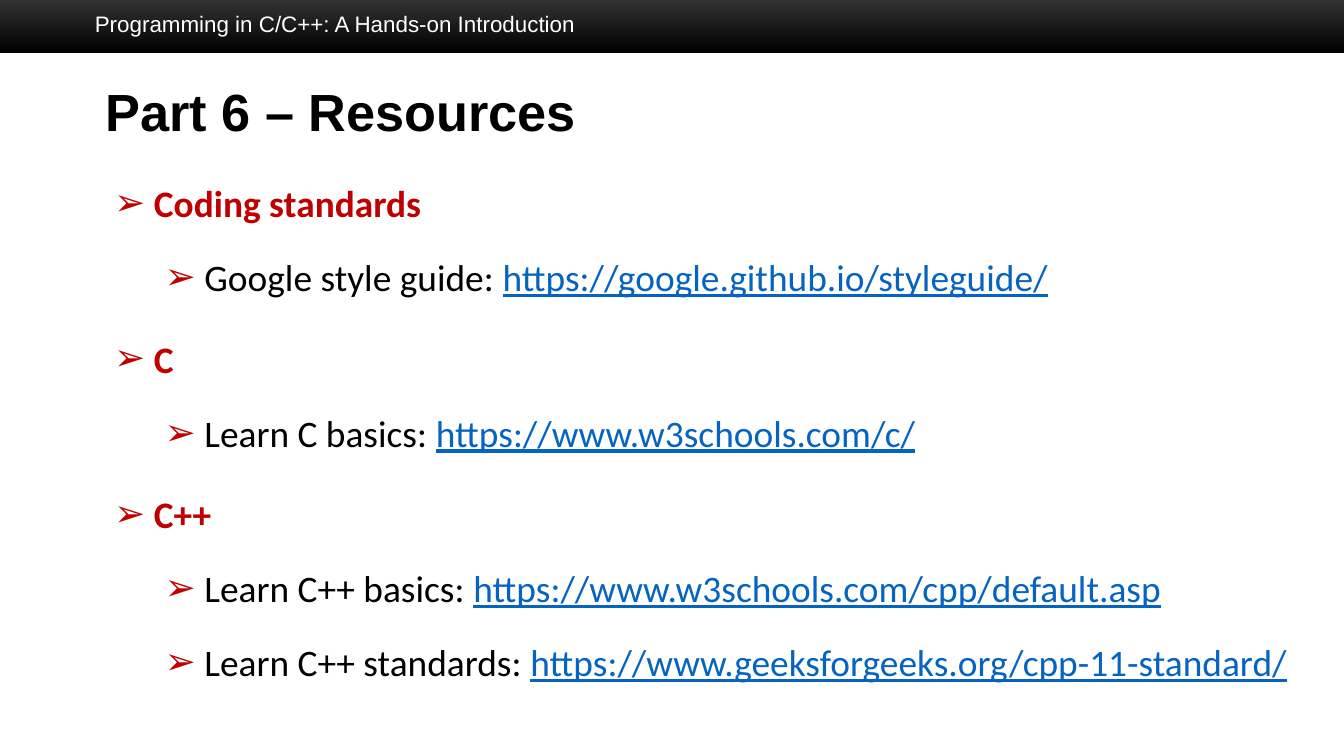
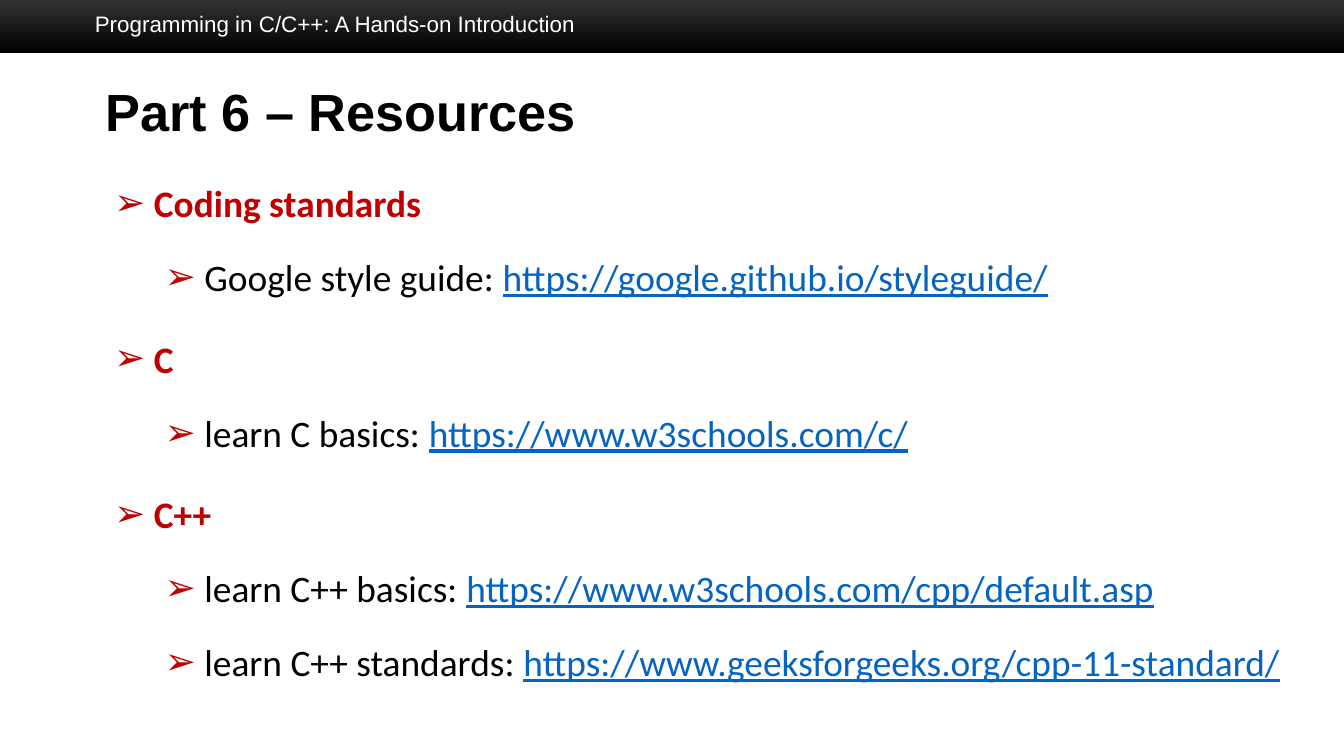
Before and after one commit to SuperBruceJia/SuperBruceJia.github.io, a slide deck: slide 55 of teaching/BU-Spring-2025-ECE327-Introduction-to-Software-Engineering/EC327-Lab-Session-2.pptx. Drawn at 1344x756 pixels with LibreOffice and Linux fonts; fonts in the diff are those of the drawing; background and template pictures are left out. Boxes give left, top, right and bottom in pixels: in the first picture for what was removed or moved away, otherwise in the second. Text is boxed around its words. In the diff, an @@ line names an element or a change of style, - is before the commit and + after.

```diff
--- a/teaching/BU-Spring-2025-ECE327-Introduction-to-Software-Engineering/EC327-Lab-Session-2.pptx
+++ b/teaching/BU-Spring-2025-ECE327-Introduction-to-Software-Engineering/EC327-Lab-Session-2.pptx
@@ text at (204,421,908,453): text changed @@
-  ➢ Learn C basics: https://www.w3schools.com/c/
+  ➢ learn C basics: https://www.w3schools.com/c/
@@ text at (204,576,1279,683): text changed @@
-  ➢ Learn C++ basics: https://www.w3schools.com/cpp/default.asp
-  ➢ Learn C++ standards: https://www.geeksforgeeks.org/cpp-11-standard/
+  ➢ learn C++ basics: https://www.w3schools.com/cpp/default.asp
+  ➢ learn C++ standards: https://www.geeksforgeeks.org/cpp-11-standard/
```
Also in this commit, not shown: 14 other slides changed, 1 other file.
